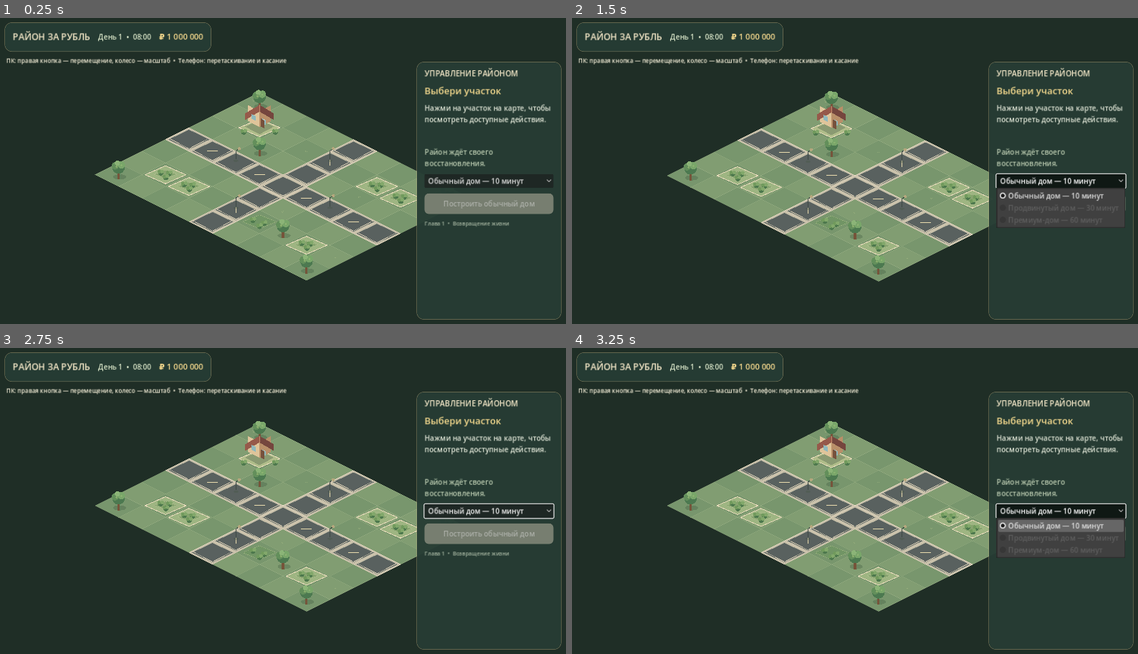
Above: before the commit, frames 1-4 (two rows, left to right).
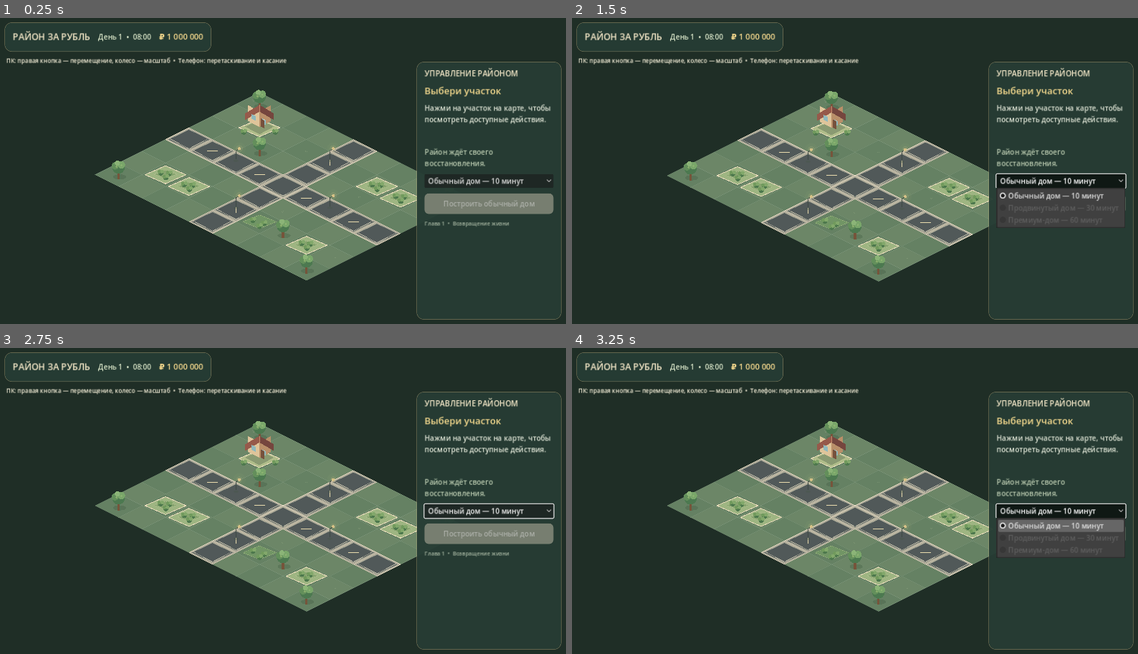
Above: after the commit, the same moments.

Repository: wellbi-creator/rayon-za-rubl
Game: Godot game, scene res://scenes/main.tscn
The game is run twice, just before and just after one commit, with the same random seed, the same clock (stepped at 60 frames per second) and the same inputs.
Inputs (mouse positions are in pixels of both pictures, inside the frame that each line leads up to):
- Up to frame 1 (0.25 s): no input
- Up to frame 2 (1.5 s): move the mouse to (979, 158) at 0.52 s; hold D 0.53-1.25 s; click (979, 158) at 0.67 s; click "Обычный дом — 10 минут" at 1.25 s
- Up to frame 3 (2.75 s): tap Enter at 2 s; drag from (169, 522) to (254, 571) at 2.02 s
- Up to frame 4 (3.25 s): tap Space at 2.75 s; move the mouse to (911, 436) at 2.77 s; hold D from 2.78 s (still down)

The runs differ from the first frame. In frame 1, 0.3% of the frame differs, in the area x 21-74%, y 26-82%; in frame 2, 0.2%; in frame 3, 0.2%; in frame 4, 0.2%.

Commit message:
Connect game clock to isometric world lighting

Diff:
--- a/scripts/main.gd
+++ b/scripts/main.gd
@@ -318,6 +318,8 @@
 func _on_game_time_changed(hour: int, minute: int, day: int) -> void:
 	if game_time_label != null:
 		game_time_label.text = "День %d  •  %02d:%02d" % [day, hour, minute]
+	if world != null:
+		world.set_time_of_day(hour, minute)
 	if resident_service != null:
 		resident_service.update_time(hour, minute, day)
 
